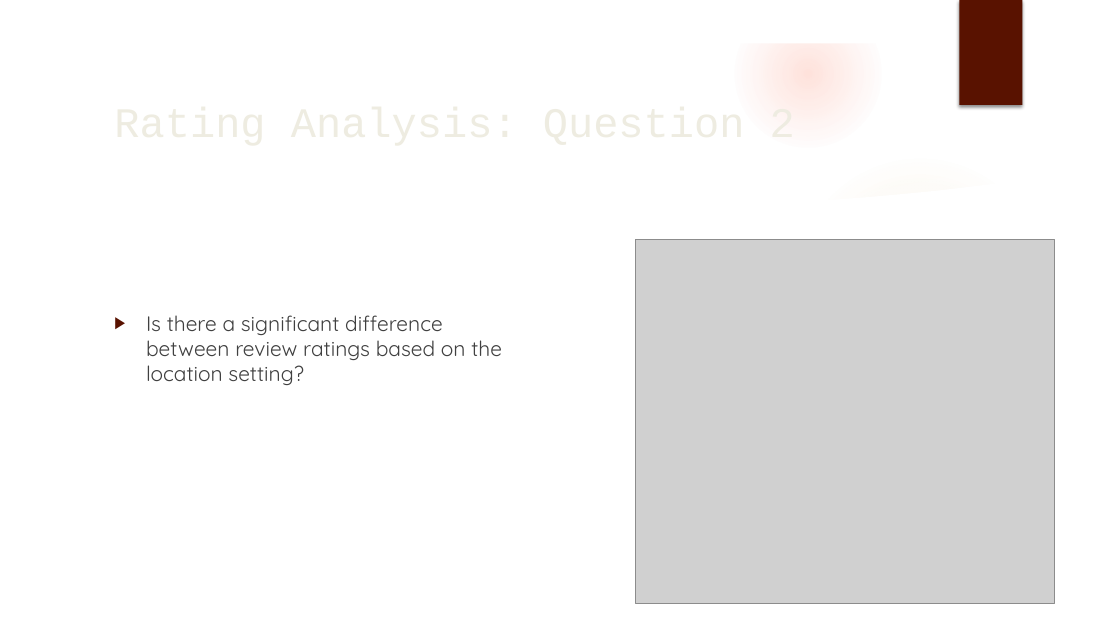
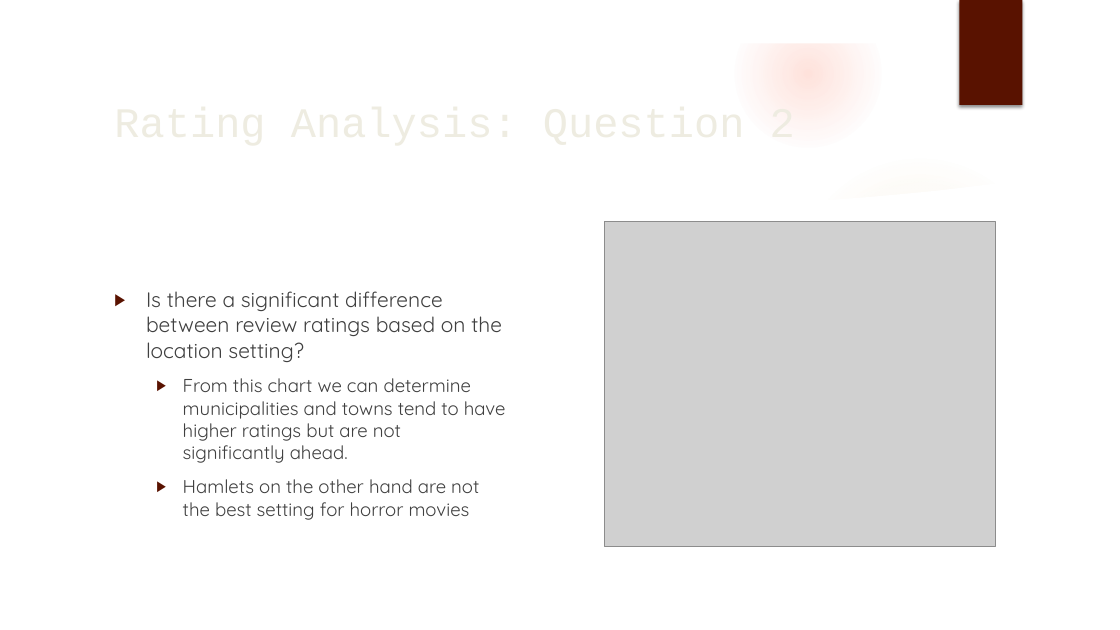
Before and after one commit to BennyC31/project_1_eda_git_collaboration, a slide deck: slide 5 of Horror_Movie_Trends_Project1_11142022_DT.pptx. Drawn at 1120x630 pixels with LibreOffice and Linux fonts; fonts in the diff are those of the drawing; grey boxes stand for pictures; background and template pictures are left out. Boxes give left, top, right and bottom in pixels: in the first picture for what was removed or moved away, otherwise in the second. Text is boxed around its words. In the diff, an @@ line names an element or a change of style, - is before the commit and + after.

```diff
--- a/Horror_Movie_Trends_Project1_11142022_DT.pptx
+++ b/Horror_Movie_Trends_Project1_11142022_DT.pptx
@@ picture resized from (x1=636, y1=239, x2=1055, y2=603) to (x1=604, y1=222, x2=996, y2=546) @@
@@ text at (x1=183, y1=378, x2=506, y2=520): paragraphs added @@
+  ▶ From this chart we can determine municipalities and towns tend to have higher ratings but are not significantly ahead.
+  ▶ Hamlets on the other hand are not the best setting for horror movies
```
Also in this commit, not shown: 3 other slides changed, 2 other files.
